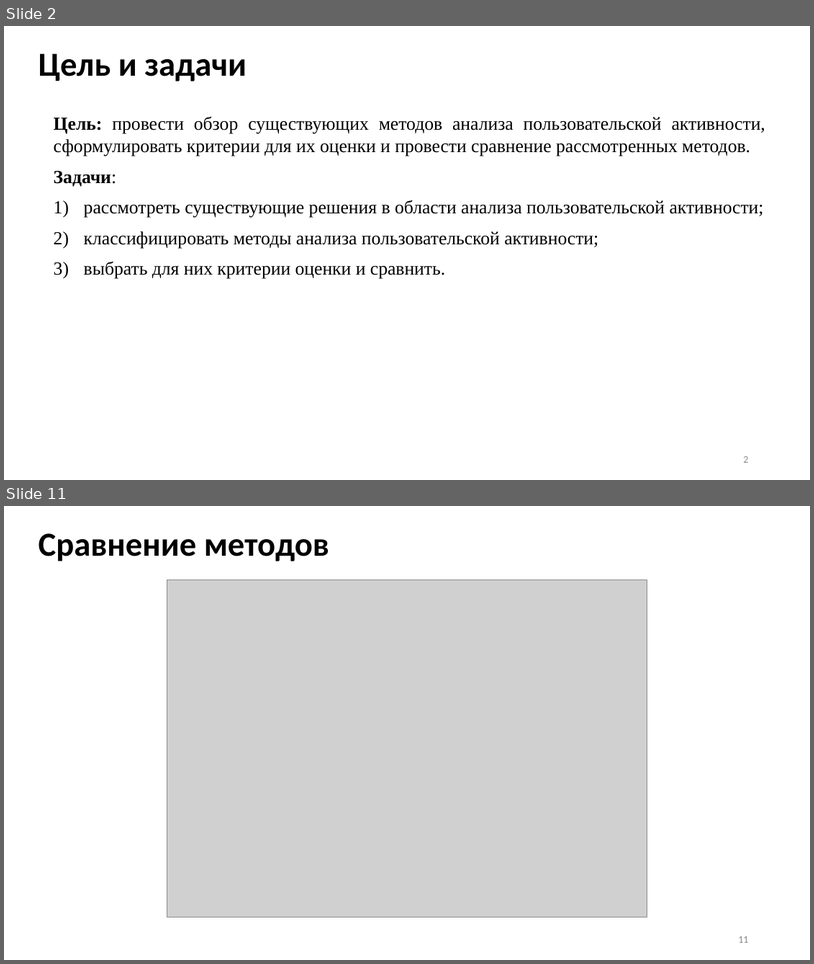
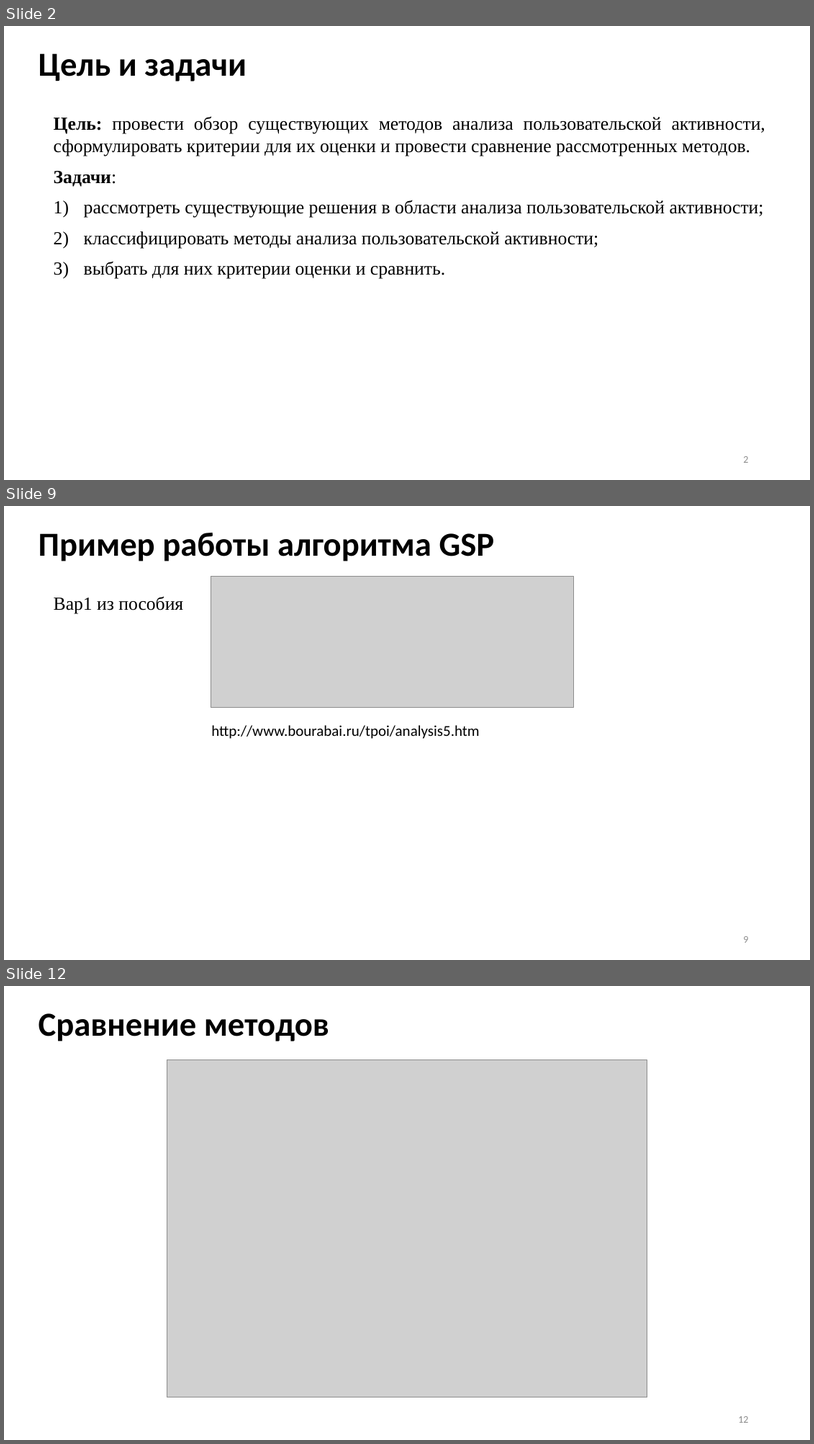
Before and after one commit to Inlucker/7semestr, a slide deck: НИР и ВКР/Презентация/ПронинАС_НИР_презентация.pptx. Shown one above the other, each under a label of ours: slides 2 and 11 before the commit, slides 2, 9 and 12 after it; the slides between them are not shown. The pictures are 814x964 and 814x1444 pixels, drawn with LibreOffice and Linux fonts; fonts in the diff are those of the drawing; grey boxes stand for pictures. Boxes give left, top, right and bottom in pixels: in the first picture for what was removed or moved away, otherwise in the second. Text is boxed around its words. In the diff, an @@ line names an element or a change of style, - is before the commit and + after.

```diff
--- a/НИР и ВКР/Презентация/ПронинАС_НИР_презентация.pptx
+++ b/НИР и ВКР/Презентация/ПронинАС_НИР_презентация.pptx
@@ slide 9 added at [4, 506, 810, 960], background #FFFFFF @@
@@ title added at [39, 533, 495, 561], 40 pt, text #000000, bold @@
+Пример работы алгоритма GSP
@@ picture added at [211, 576, 574, 708] @@
@@ text added at [54, 596, 183, 614], 22 pt, text #000000 @@
+Вар1 из пособия
@@ text added at [211, 725, 479, 739], 18 pt, text #000000 @@
+http://www.bourabai.ru/tpoi/analysis5.htm
@@ page number added at [743, 936, 748, 942], 12 pt, text #8C8C8C @@
+9
@@ what was slide 11 is now slide 12 @@
@@ page number at [738, 1416, 748, 1422]: text changed @@
-11
+12
```
Also in this commit, not shown: 7 slides changed, 2 other slides added, 2 slides removed, 1 other file.
